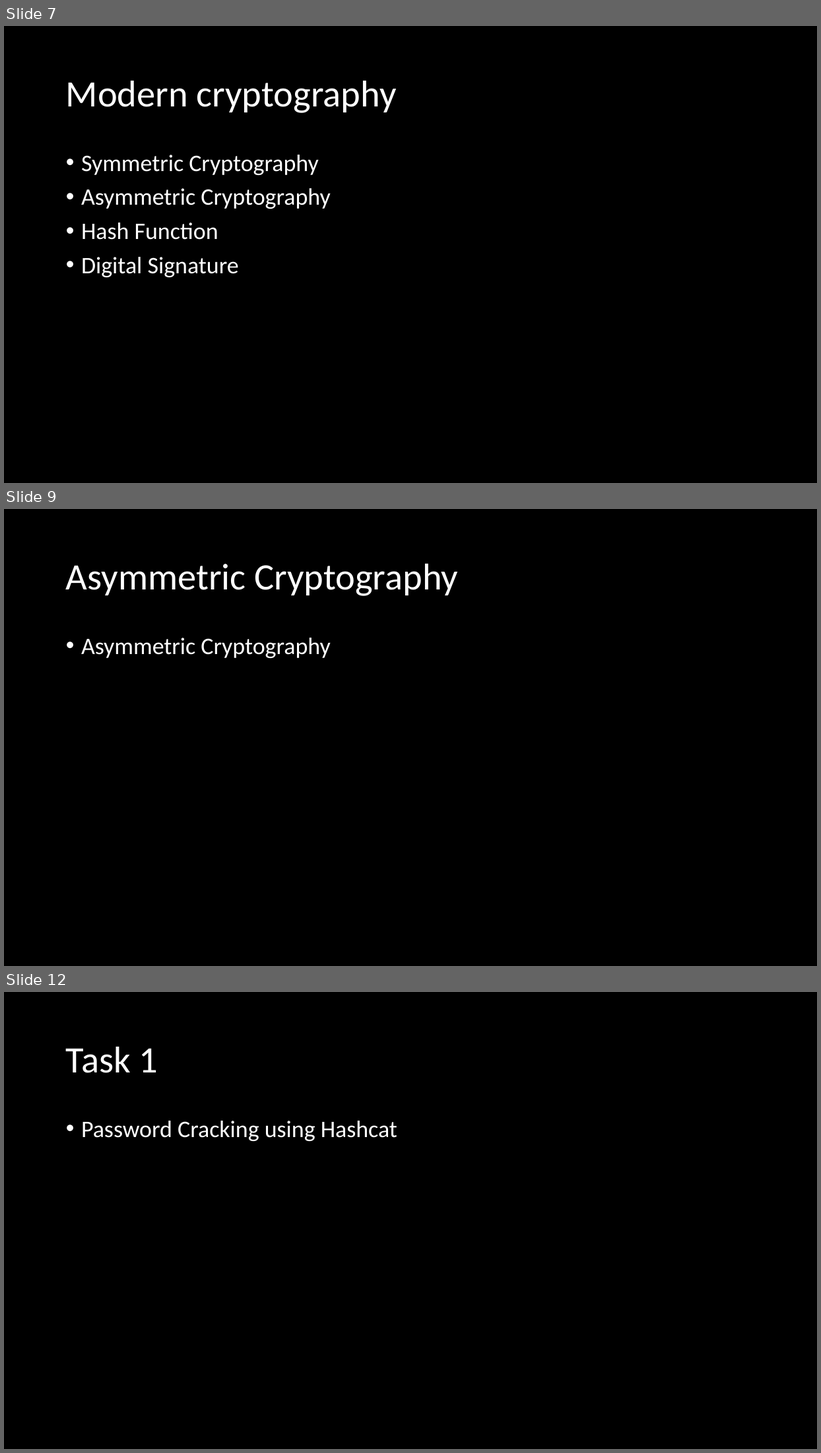
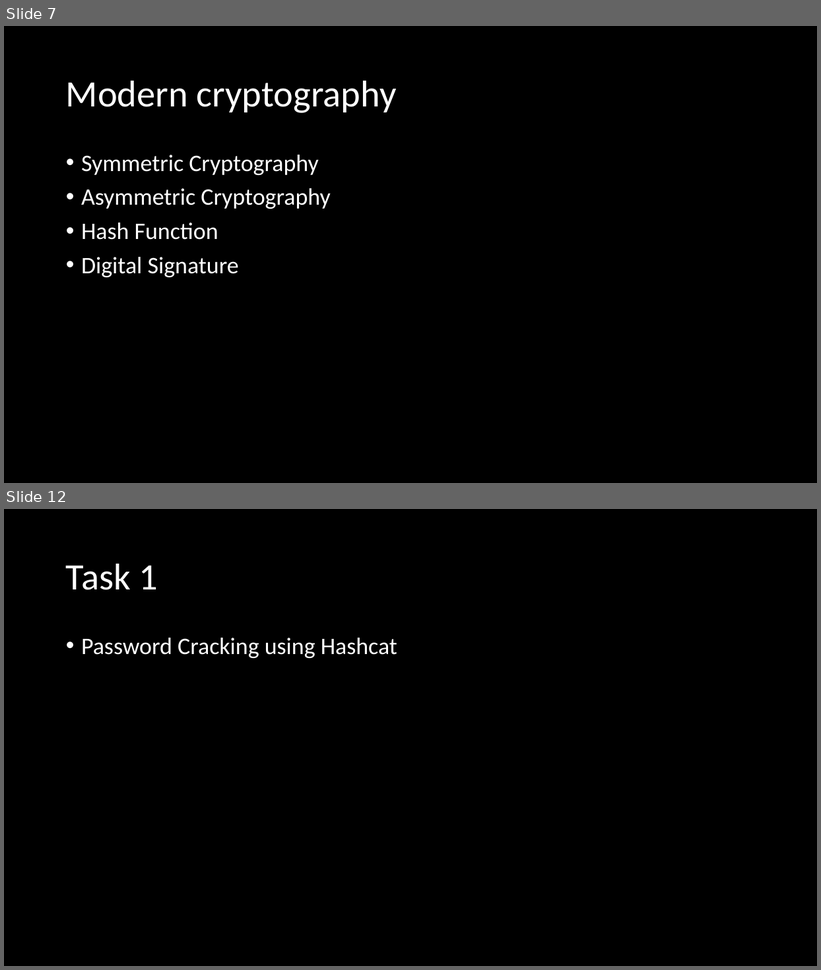
Before and after one commit to umisc/workshops, a slide deck: Workshop_6/workshop_6.pptx. Shown one above the other, each under a label of ours: slides 7, 9 and 12 before the commit, slides 7 and 12 after it; the slides between them are not shown. The pictures are 821x1453 and 821x970 pixels, drawn with LibreOffice and Linux fonts; fonts in the diff are those of the drawing. Boxes give left, top, right and bottom in pixels: in the first picture for what was removed or moved away, otherwise in the second. Text is boxed around its words. In the diff, an @@ line names an element or a change of style, - is before the commit and + after.

```diff
--- a/Workshop_6/workshop_6.pptx
+++ b/Workshop_6/workshop_6.pptx
@@ slide 9 removed at [4,509,817,966], background #000000 @@
@@ title removed at [66,563,458,596] @@
-Asymmetric Cryptography
@@ text removed at [81,638,330,658] @@
-• Asymmetric Cryptography
```
Also in this commit, not shown: 3 slides changed, 2 slides added, 2 other slides removed.
